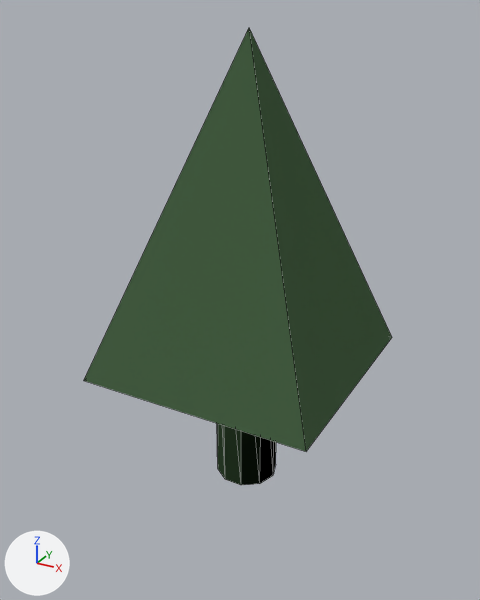
The glTF model public/model/quaternius/nature/BushLarge.glb: old version first, new version second.
One viewpoint serves both versions: a camera (50 mm lens) standing at (1.4, -2.63, 2.3) and looking at (-0.01, -0.06, 1.01). The axes (+X, +Y, +Z) are drawn at lower left. The lights are the same throughout. The first picture is the older version. Mesh edges are drawn as thin lines. Vertices at exactly the same position are counted once.

In view in the first picture: 'filler_BushLarge'.
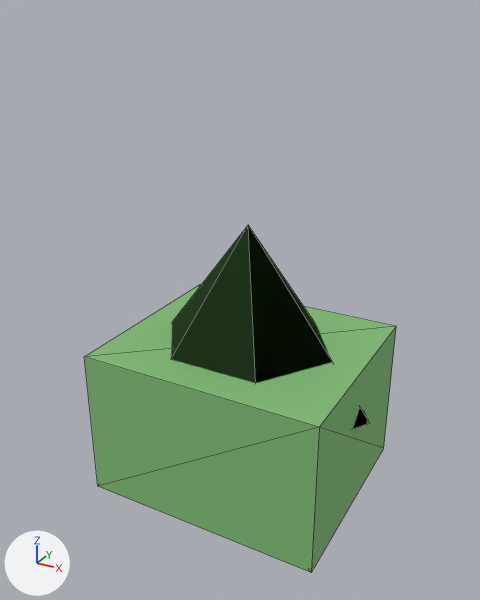
Location of each change, [x1, y1, x2, y2] in pixels of the pictures (480 x 600 px):
'filler_BushLarge', reshaped, recoloured (24% shorter)
    before: [84, 28, 392, 485]
    after: [84, 226, 396, 572]
part 1 of me_bushlarge, added (green)
    after: [84, 284, 396, 572]
part 2 of me_bushlarge, added
    after: [171, 226, 370, 429]
part 3 of me_bushlarge, deleted
    before: [217, 423, 276, 485]
part 4 of me_bushlarge, deleted (green)
    before: [84, 28, 392, 452]

What changed in the scene script:
```text
Add mat_nature_bushlarge_material:
    mat_nature_bushlarge_material = principled_material('nature_BushLarge_material')
    mat_nature_bushlarge_material.base_color = (0.22, 0.5, 0.18)  # green #81bc76
    mat_nature_bushlarge_material.metallic = 0.02
    mat_nature_bushlarge_material.roughness = 0.85
Change me_bushlarge:
    used by ob_filler_bushlarge; location = (0.0, 0.0, 0.0)
    remove me_bushlarge.from_pydata(...)  # 27 vertices, 26 faces; spans x -0.57..0.57, y -0.57..0.57, z 0.0..2.22
    remove me_bushlarge.materials.append(mat_nature_filler_material)  # green #86b881
    add me_bushlarge.from_pydata(...)  # 15 vertices, 22 faces; spans x -0.66..0.66, y -0.52..0.52, z 0.0..1.38
    me_bushlarge part 1: a new loose piece, a box spanning x -0.61..0.61, y -0.52..0.52, z 0.0..0.77, in mat_nature_bushlarge_material (green #81bc76)
    me_bushlarge part 2: a new loose piece, a 6-sided cone pointing to +z spanning x -0.66..0.66, y -0.5..0.5, z 0.5..1.38, in mat_nature_bushlarge_material (green #81bc76)
    me_bushlarge part 3: the loose piece of 22 vertices spanning x -0.16..0.16, y -0.15..0.15, z 0.0..1.1 is deleted
    me_bushlarge part 4: the loose piece of 5 vertices spanning x -0.57..0.57, y -0.57..0.57, z 0.68..2.22 is deleted
    add me_bushlarge.materials.append(mat_nature_bushlarge_material)  # green #81bc76
```
